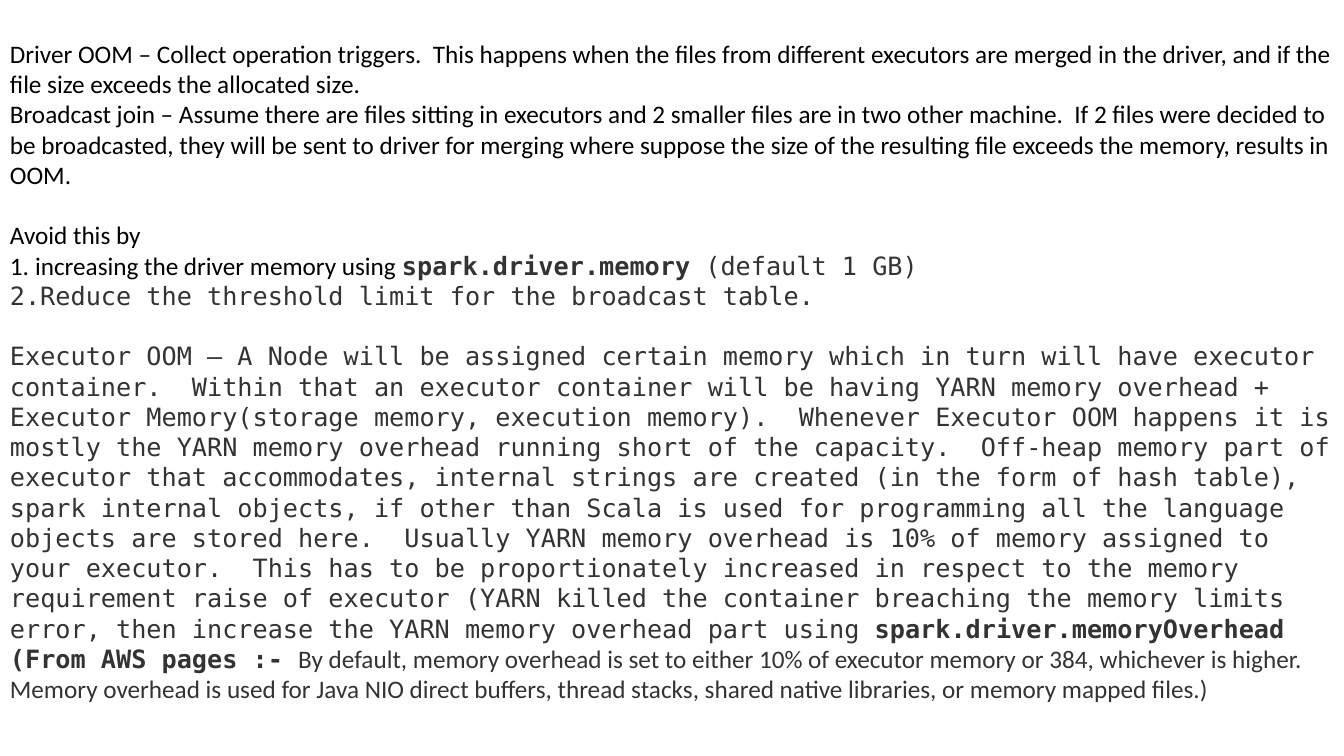
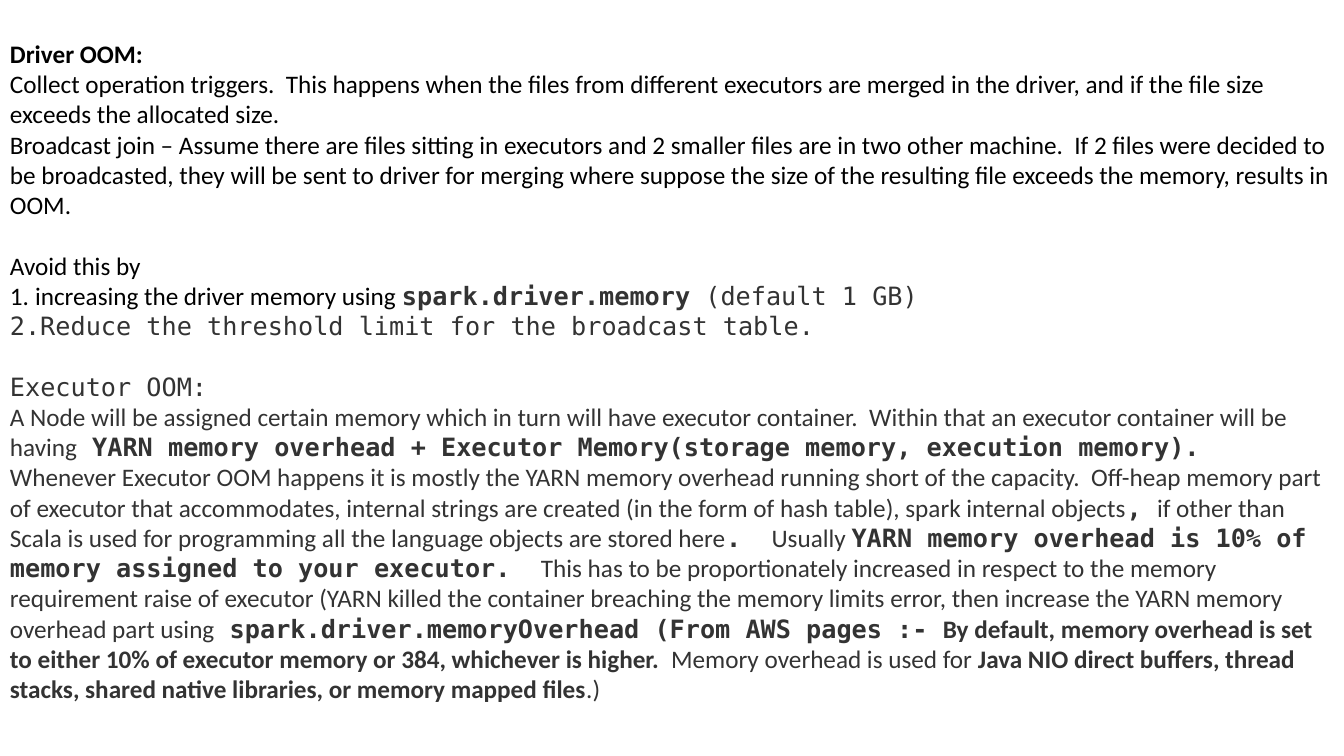
Before and after one commit to samRddhimat/onlinefiles, a slide deck: slide 2 of Spark Memory Tips.pptx. Drawn at 1344x756 pixels with LibreOffice and Linux fonts; fonts in the diff are those of the drawing. Boxes give left, top, right and bottom in pixels: in the first picture for what was removed or moved away, otherwise in the second. Text is boxed around its words. In the diff, an @@ line names an element or a change of style, - is before the commit and + after.

Commit message:
spark ppt

```diff
--- a/Spark Memory Tips.pptx
+++ b/Spark Memory Tips.pptx
@@ text at (10,45,1264,124): text changed @@
-Driver OOM – Collect operation triggers. This happens when the files from different executors are merged in the driver, and if the file size exceeds the allocated size.
+Driver OOM:
+Collect operation triggers. This happens when the files from different executors are merged in the driver, and if the file size exceeds the allocated size.
@@ text at (10,377,1320,702): text changed; font DejaVu Sans Mono to Calibri @@
-Executor OOM – A Node will be assigned certain memory which in turn will have executor container. Within that an executor container will be having YARN memory overhead + Executor Memory(storage memory, execution memory). Whenever Executor OOM happens it is mostly the YARN memory overhead running short of the capacity. Off-heap memory part of executor that accommodates, internal strings are created (in the form of hash table), spark internal objects, if other than Scala is used for programming all the language objects are stored here. Usually YARN memory overhead is 10% of memory assigned to your executor. This has to be proportionately increased in respect to the memory requirement raise of executor (YARN killed the container breaching the memory limits error, then increase the YARN memory overhead part using spark.driver.memoryOverhead (From AWS pages :- By default, memory overhead is set to either 10% of executor memory or 384, whichever is higher. Memory overhead is used for Java NIO direct buffers, thread stacks, shared native libraries, or memory mapped files.)
+Executor OOM:
+A Node will be assigned certain memory which in turn will have executor container. Within that an executor container will be having YARN memory overhead + Executor Memory(storage memory, execution memory). Whenever Executor OOM happens it is mostly the YARN memory overhead running short of the capacity. Off-heap memory part of executor that accommodates, internal strings are created (in the form of hash table), spark internal objects, if other than Scala is used for programming all the language objects are stored here. Usually YARN memory overhead is 10% of memory assigned to your executor. This has to be proportionately increased in respect to the memory requirement raise of executor (YARN killed the container breaching the memory limits error, then increase the YARN memory overhead part using spark.driver.memoryOverhead (From AWS pages :- By default, memory overhead is set to either 10% of executor memory or 384, whichever is higher. Memory overhead is used for Java NIO direct buffers, thread stacks, shared native libraries, or memory mapped files.)
```
